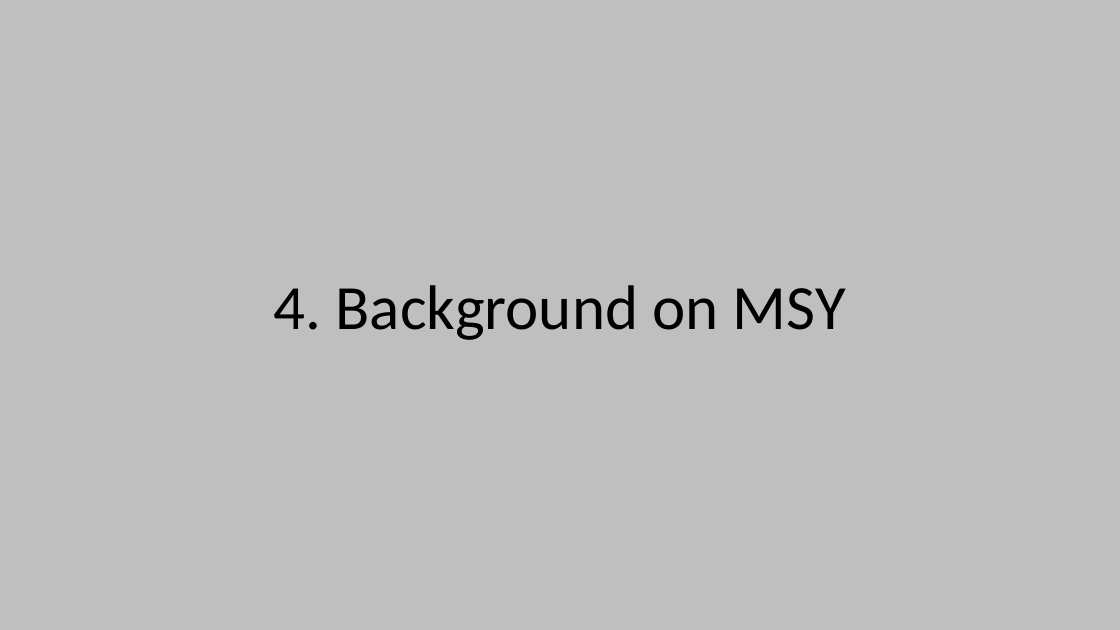
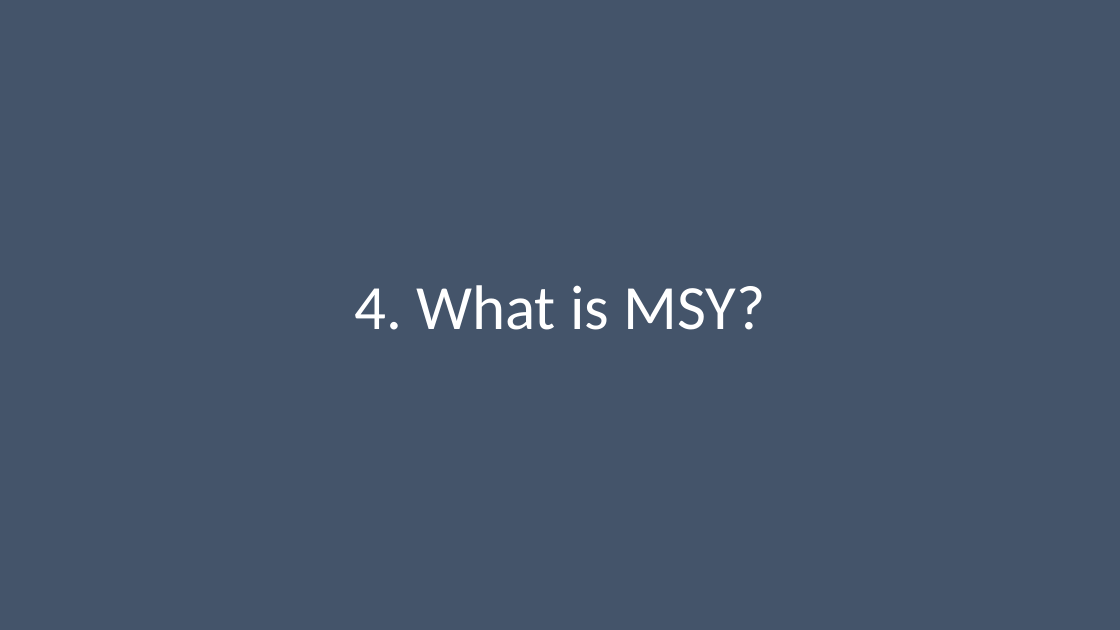
Before and after one commit to TESA-workshops/Ref-Pt-101, a slide deck: slide 16 of RefPt101_draft+rf.pptx (slide 19 before the commit). Drawn at 1120x630 pixels with LibreOffice and Linux fonts; fonts in the diff are those of the drawing. Boxes give left, top, right and bottom in pixels: in the first picture for what was removed or moved away, otherwise in the second. Text is boxed around its words. In the diff, an @@ line names an element or a change of style, - is before the commit and + after.

```diff
--- a/RefPt101_draft+rf.pptx
+++ b/RefPt101_draft+rf.pptx
@@ rectangle at (0, 0, 1120, 630): fill #BFBFBF to #44546A @@
@@ title at (354, 285, 765, 330): text changed; text colour #000000 to #FFFFFF @@
-4. Background on MSY
+4. What is MSY?
```
Also in this commit, not shown: 15 other slides changed, 12 slides added, 1 slide removed.
